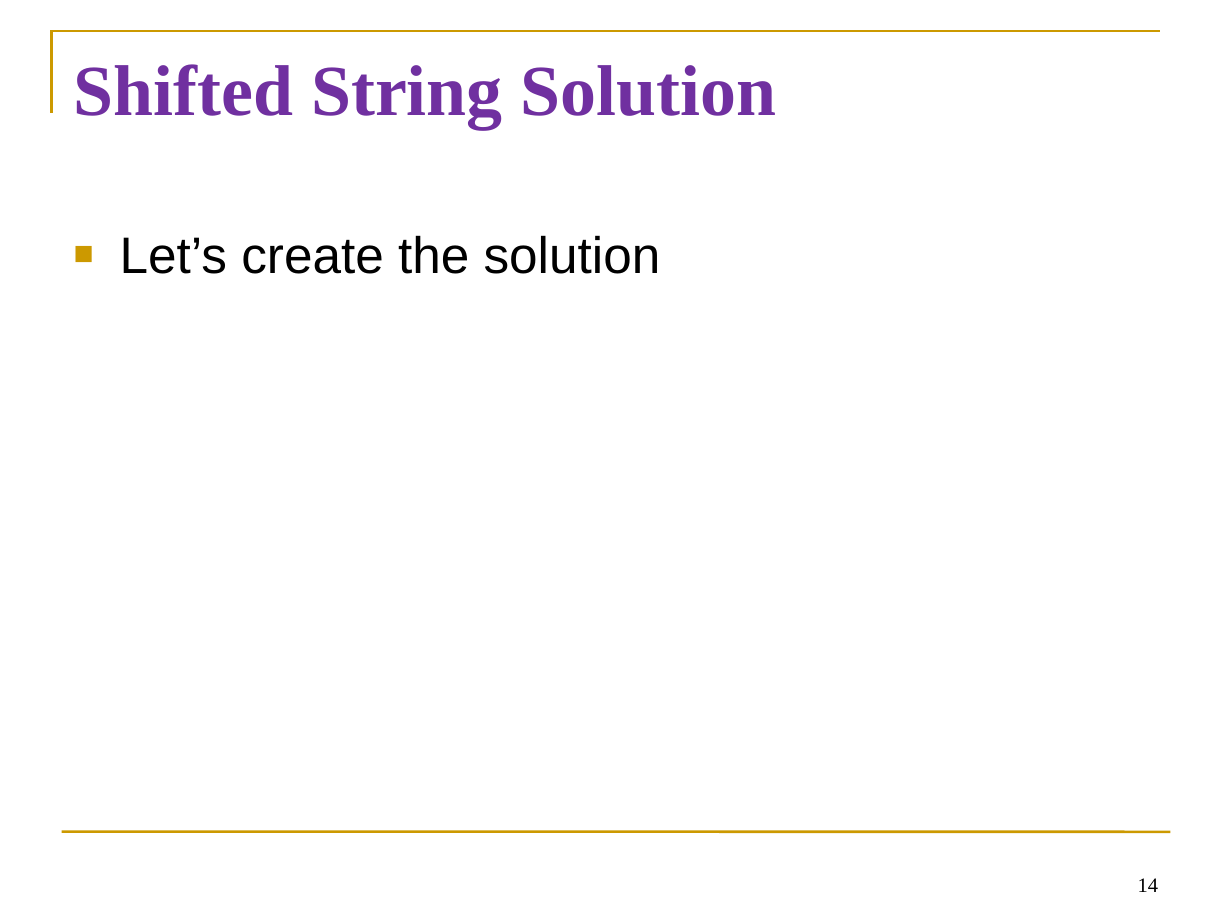
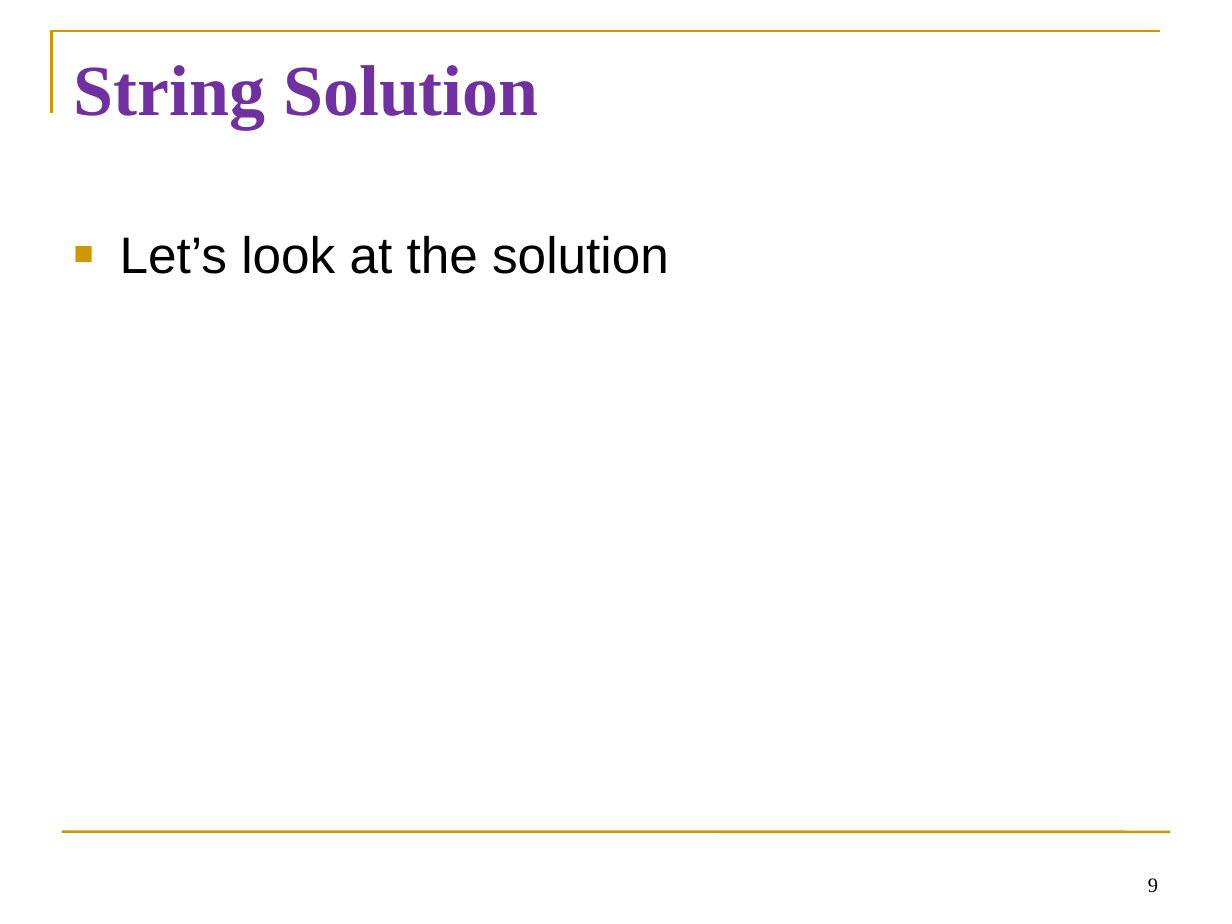
Before and after one commit to diesburg/teaching-intro-to-python-fall-2024, a slide deck: slide 9 of sessions/s19/s19.ppt (slide 14 before the commit). Drawn at 1232x924 pixels with LibreOffice and Linux fonts; fonts in the diff are those of the drawing. Boxes give left, top, right and bottom in pixels: in the first picture for what was removed or moved away, otherwise in the second. Text is boxed around its words. In the diff, an @@ line names an element or a change of style, - is before the commit and + after.

```diff
--- a/sessions/s19/s19.ppt
+++ b/sessions/s19/s19.ppt
@@ title at [74, 65, 538, 130]: text changed @@
-Shifted String Solution
+String Solution
@@ text at [120, 235, 669, 274]: text changed @@
-■ Let’s create the solution
+■ Let’s look at the solution
@@ page number at [1148, 878, 1158, 893]: text changed @@
-14
+9
```
Also in this commit, not shown: 4 other slides changed, 2 slides added, 4 slides removed, 13 other files.
